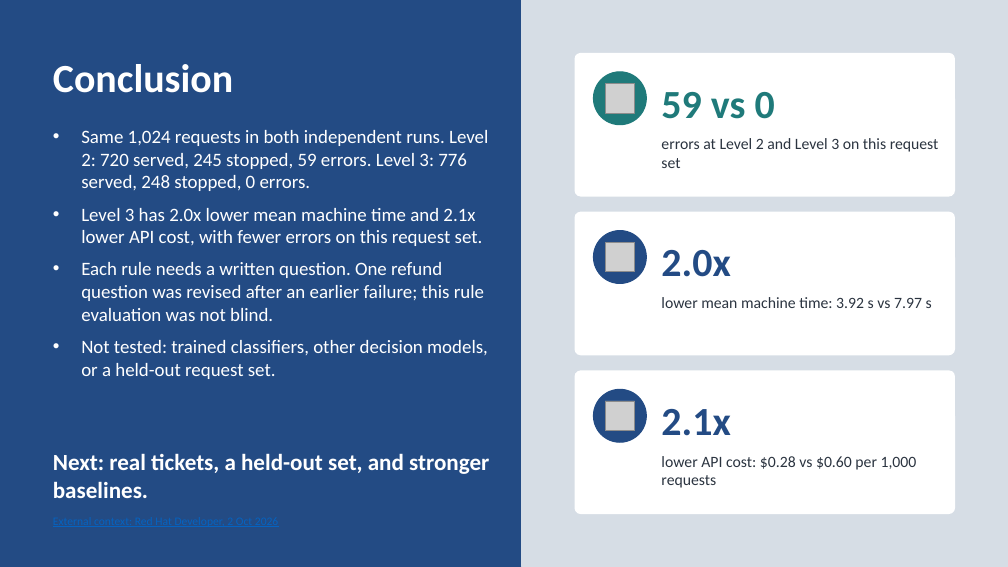
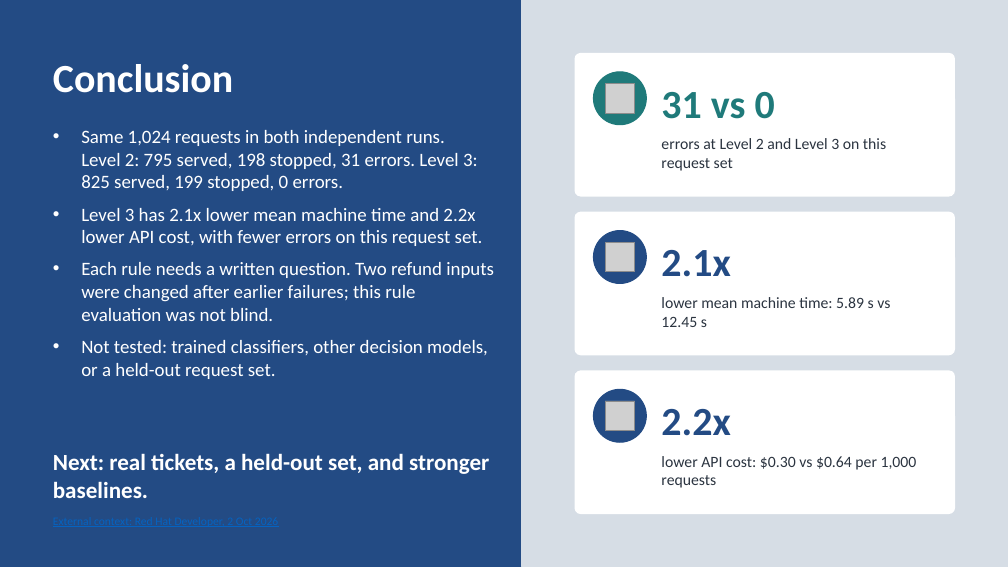
Before and after one commit to neilonthesky/english-presentation, a slide deck: slide 31 of slides/deck.pptx. Drawn at 1008x567 pixels with LibreOffice and Linux fonts; fonts in the diff are those of the drawing; grey boxes stand for pictures. Boxes give left, top, right and bottom in pixels: in the first picture for what was removed or moved away, otherwise in the second. Text is boxed around its words. In the diff, an @@ line names an element or a change of style, - is before the commit and + after.

Commit message:
feat(experiment): added a high-impact triage challenge set
- Added a deterministic dataset generator configuration for a
  1,024-request challenge set across 26 types and five strata,
  preserving the existing v38 data.
- Updated the experiment documentation with the new dataset composition,
  run instructions, and high-impact run results.

```diff
--- a/slides/deck.pptx
+++ b/slides/deck.pptx
@@ text at (661,92,775,119): text changed @@
-59 vs 0
+31 vs 0
@@ text at (81,130,494,321): text changed @@
-• Same 1,024 requests in both independent runs. Level 2: 720 served, 245 stopped, 59 errors. Level 3: 776 served, 248 stopped, 0 errors.
-• Level 3 has 2.0x lower mean machine time and 2.1x lower API cost, with fewer errors on this request set.
-• Each rule needs a written question. One refund question was revised after an earlier failure; this rule evaluation was not blind.
+• Same 1,024 requests in both independent runs. Level 2: 795 served, 198 stopped, 31 errors. Level 3: 825 served, 199 stopped, 0 errors.
+• Level 3 has 2.1x lower mean machine time and 2.2x lower API cost, with fewer errors on this request set.
+• Each rule needs a written question. Two refund inputs were changed after earlier failures; this rule evaluation was not blind.
@@ text "errors at Level 2 and ..." rewrapped from (661,138,939,168) to (661,138,886,171) @@
@@ text at (661,250,730,277): text changed @@
-2.0x
+2.1x
@@ text at (661,297,890,327): text changed @@
-lower mean machine time: 3.92 s vs 7.97 s
+lower mean machine time: 5.89 s vs 12.45 s
@@ text at (661,409,730,436): text changed @@
-2.1x
+2.2x
@@ text at (661,456,917,488): text changed @@
-lower API cost: $0.28 vs $0.60 per 1,000 requests
+lower API cost: $0.30 vs $0.64 per 1,000 requests
```
Also in this commit, not shown: 20 other slides changed, 12 other files.
